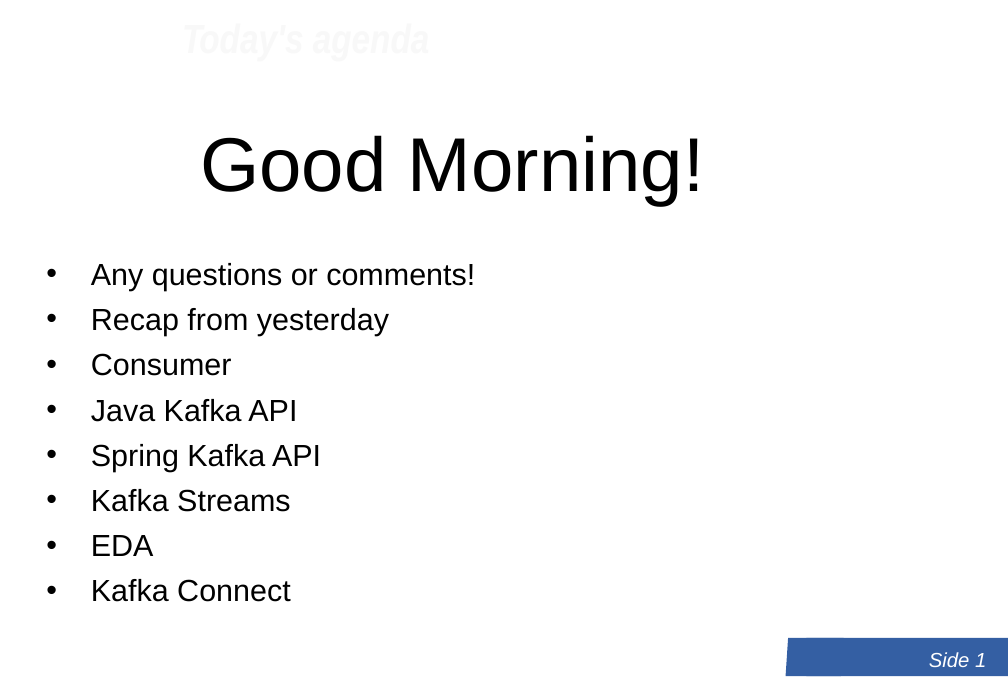
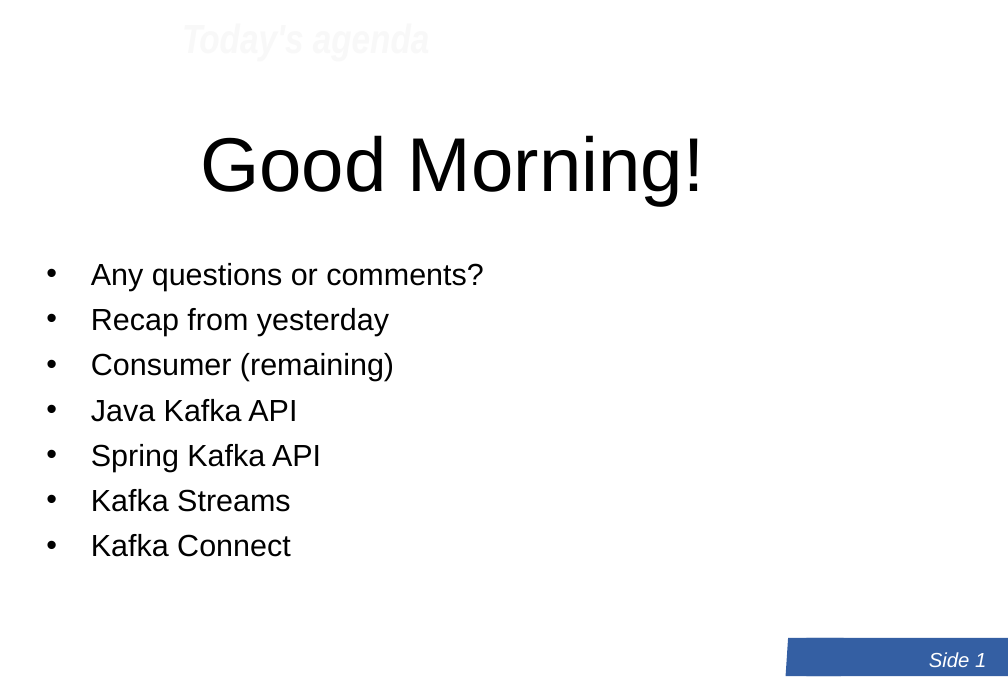
Before and after one commit to LundOgBendsen/LB2628-Kafka, a slide deck: slide 1 of slides/PauseScreen.pptx. Drawn at 1008x686 pixels with LibreOffice and Linux fonts; fonts in the diff are those of the drawing; background and template pictures are left out. Boxes give left, top, right and bottom in pixels: in the first picture for what was removed or moved away, otherwise in the second. Text is boxed around its words. In the diff, an @@ line names an element or a change of style, - is before the commit and + after.

```diff
--- a/slides/PauseScreen.pptx
+++ b/slides/PauseScreen.pptx
@@ text at box(91, 263, 484, 291): text changed @@
-• Any questions or comments!
+• Any questions or comments?
@@ text at box(91, 353, 394, 381): text changed @@
-• Consumer
+• Consumer (remaining)
@@ text at box(91, 535, 154, 556): paragraph removed @@
-• EDA
```
Also in this commit, not shown: 2 slides added, 10 other files.
